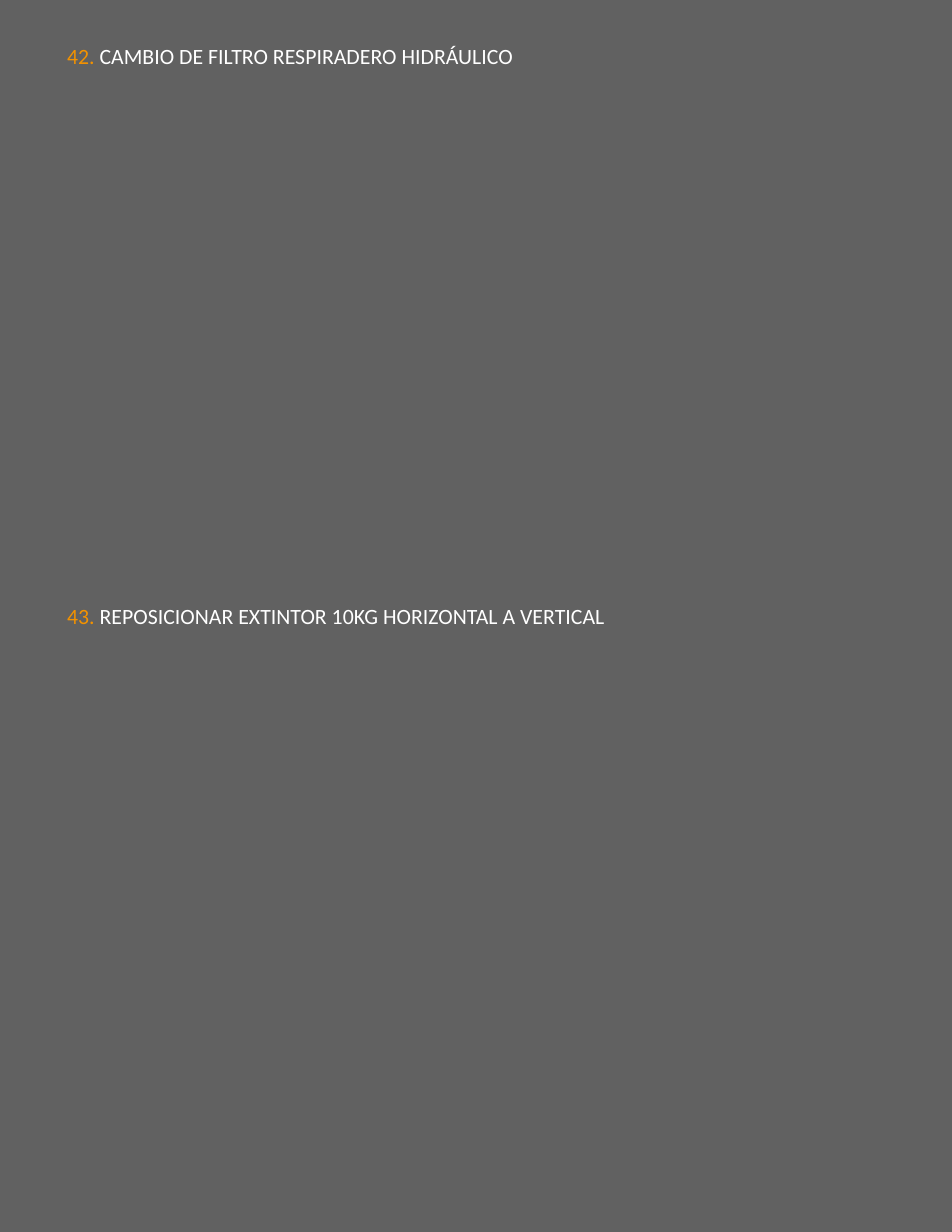
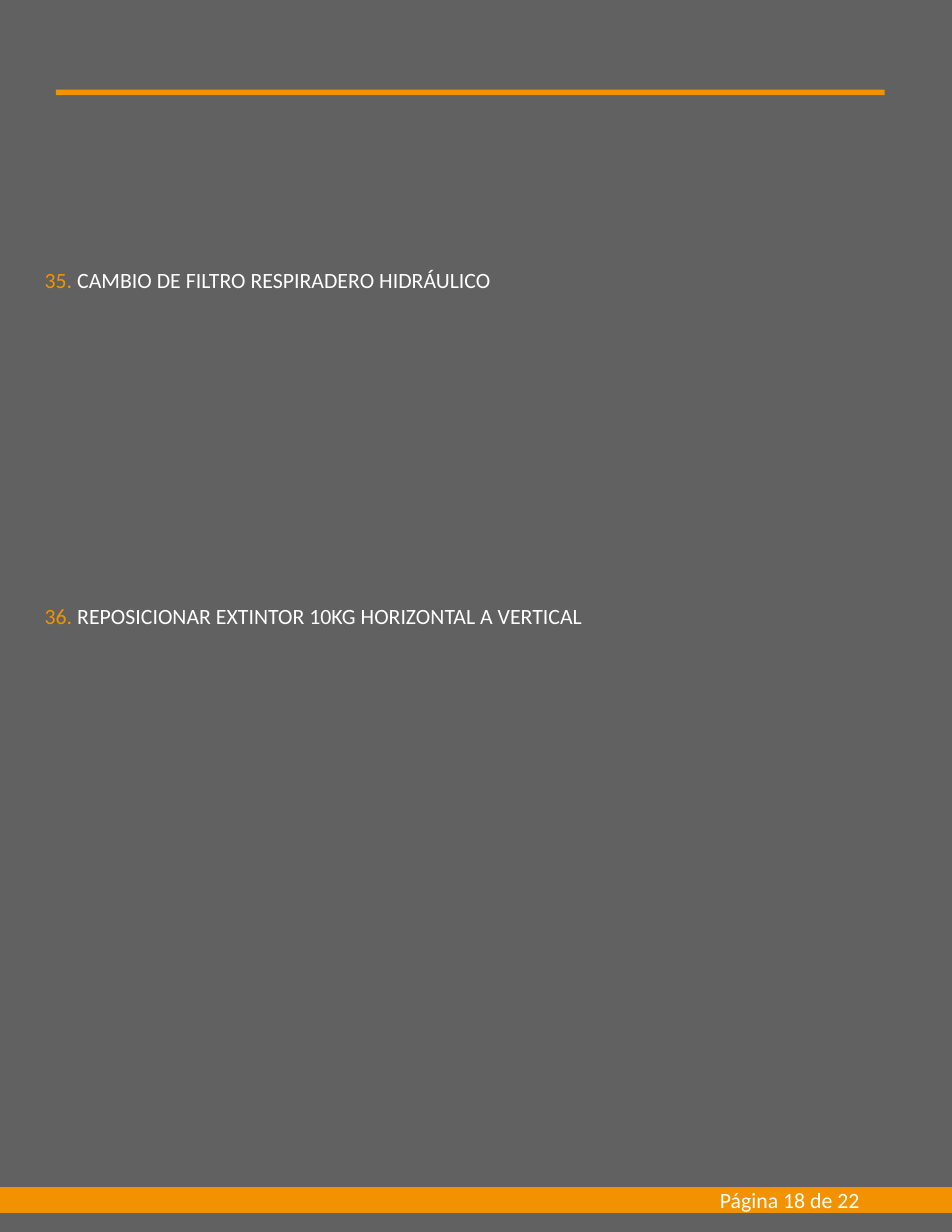
Before and after one commit to AlexanderMaverick/automated-report-excel-to-ppt, a slide deck: slide 18 of assets/archivo.pptx. Drawn at 952x1232 pixels with LibreOffice and Linux fonts; fonts in the diff are those of the drawing. Boxes give left, top, right and bottom in pixels: in the first picture for what was removed or moved away, otherwise in the second. Text is boxed around its words. In the diff, an @@ line names an element or a change of style, - is before the commit and + after.

```diff
--- a/assets/archivo.pptx
+++ b/assets/archivo.pptx
@@ rectangle added at box(56, 90, 885, 95), fill #F39200 @@
@@ text at box(45, 270, 490, 288): text changed @@
-42. CAMBIO DE FILTRO RESPIRADERO HIDRÁULICO
+35. CAMBIO DE FILTRO RESPIRADERO HIDRÁULICO
@@ text at box(45, 609, 582, 624): text changed @@
-43. REPOSICIONAR EXTINTOR 10KG HORIZONTAL A VERTICAL
+36. REPOSICIONAR EXTINTOR 10KG HORIZONTAL A VERTICAL
@@ rectangle added at box(0, 1187, 952, 1213), fill #F39200 @@
@@ text added at box(720, 1193, 859, 1214), 14 pt, text #FFFFFF @@
+Página 18 de 22
```
Also in this commit, not shown: 21 other slides changed, 2 other files.
